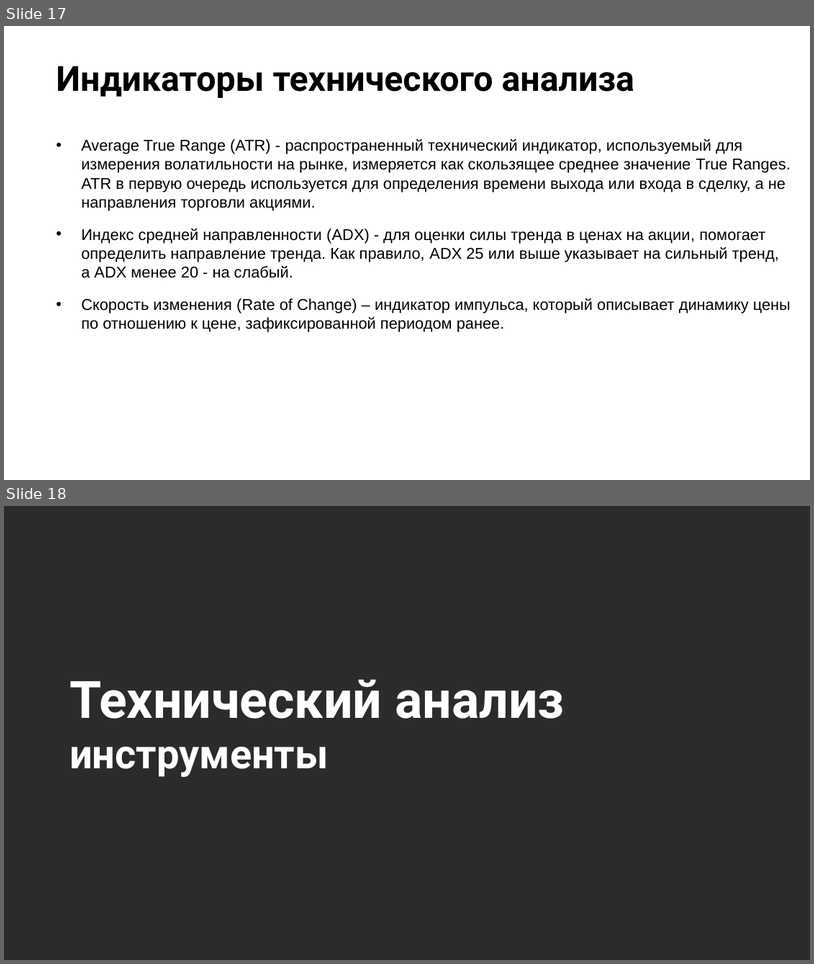
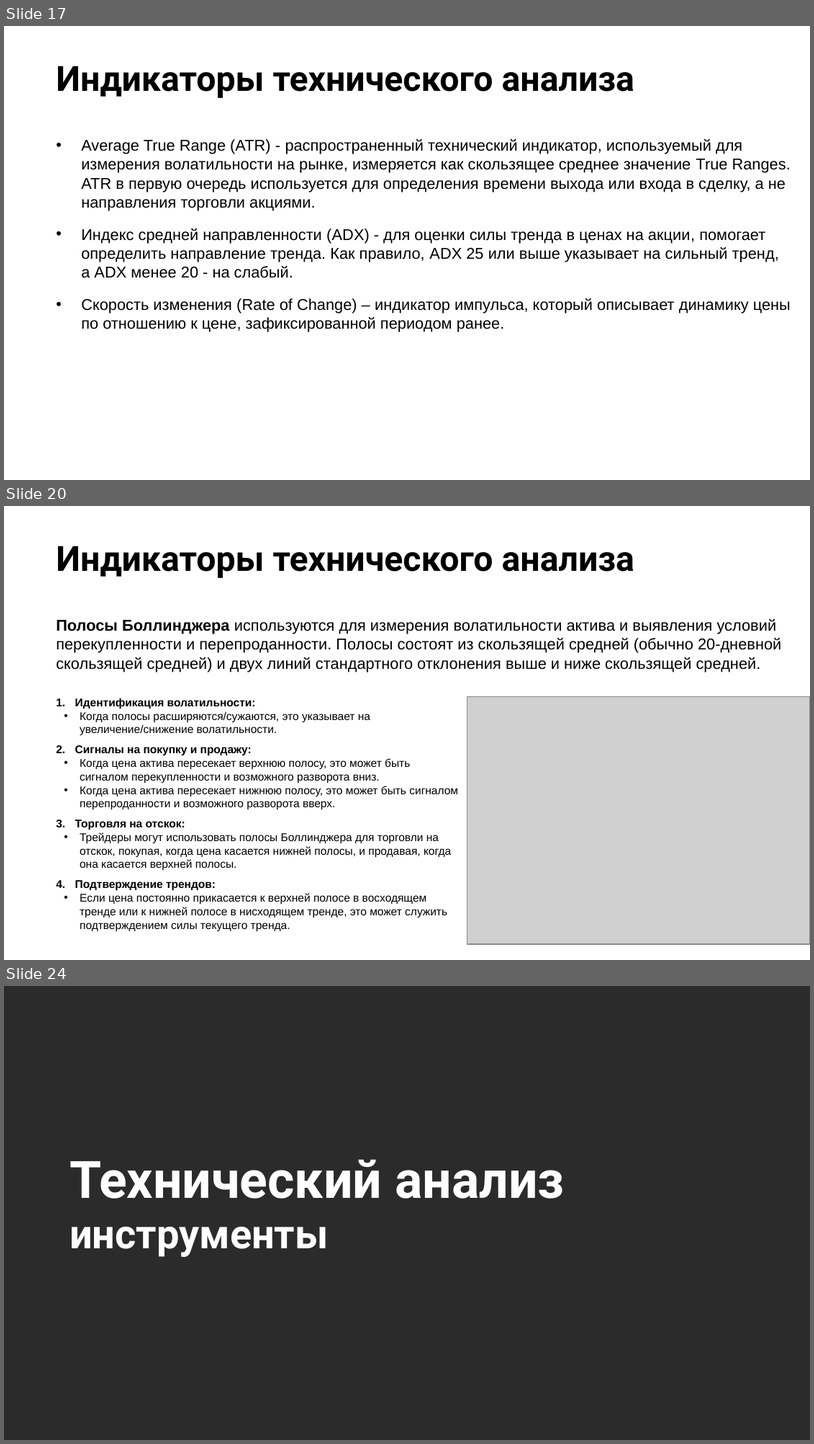
Before and after one commit to stureiko/Otus_lectures, a slide deck: FinML/Open_lesson_TechML/Presentation/TechML.pptx. Shown one above the other, each under a label of ours: slides 17 and 18 before the commit, slides 17, 20 and 24 after it; the slides between them are not shown. The pictures are 814x964 and 814x1444 pixels, drawn with LibreOffice and Linux fonts; fonts in the diff are those of the drawing; grey boxes stand for pictures; background and template pictures are left out; a plain dark background stands for a picture behind light text. Boxes give left, top, right and bottom in pixels: in the first picture for what was removed or moved away, otherwise in the second. Text is boxed around its words. In the diff, an @@ line names an element or a change of style, - is before the commit and + after.

```diff
--- a/FinML/Open_lesson_TechML/Presentation/TechML.pptx
+++ b/FinML/Open_lesson_TechML/Presentation/TechML.pptx
@@ slide 20 added at (x1=4, y1=506, x2=810, y2=960), background picture (left out) @@
@@ title added at (x1=56, y1=546, x2=635, y2=578), 31 pt, text #000000, bold @@
+Индикаторы технического анализа
@@ text added at (x1=56, y1=618, x2=782, y2=672), 14 pt, text #000000 @@
+Полосы Боллинджера используются для измерения волатильности актива и выявления условий перекупленности и перепроданности. Полосы состоят из скользящей средней (обычно 20-дневной скользящей средней) и двух линий стандартного отклонения выше и ниже скользящей средней.
@@ text added at (x1=75, y1=698, x2=458, y2=931), 10 pt, text #000000 @@
+1. Идентификация волатильности:
+  • Когда полосы расширяются/сужаются, это указывает на увеличение/снижение волатильности.
+2. Сигналы на покупку и продажу:
+  • Когда цена актива пересекает верхнюю полосу, это может быть сигналом перекупленности и возможного разворота вниз.
+  • Когда цена актива пересекает нижнюю полосу, это может быть сигналом перепроданности и возможного разворота вверх.
+3. Торговля на отскок:
+  • Трейдеры могут использовать полосы Боллинджера для торговли на отскок, покупая, когда цена касается нижней полосы, и продавая, когда она касается верхней полосы.
+4. Подтверждение трендов:
+  • Если цена постоянно прикасается к верхней полосе в восходящем тренде или к нижней полосе в нисходящем тренде, это может служить подтверждением силы текущего тренда.
@@ picture added at (x1=467, y1=697, x2=810, y2=944) @@
@@ what was slide 18 is now slide 24 @@
```
Also in this commit, not shown: 5 other slides added, 1 other file.
